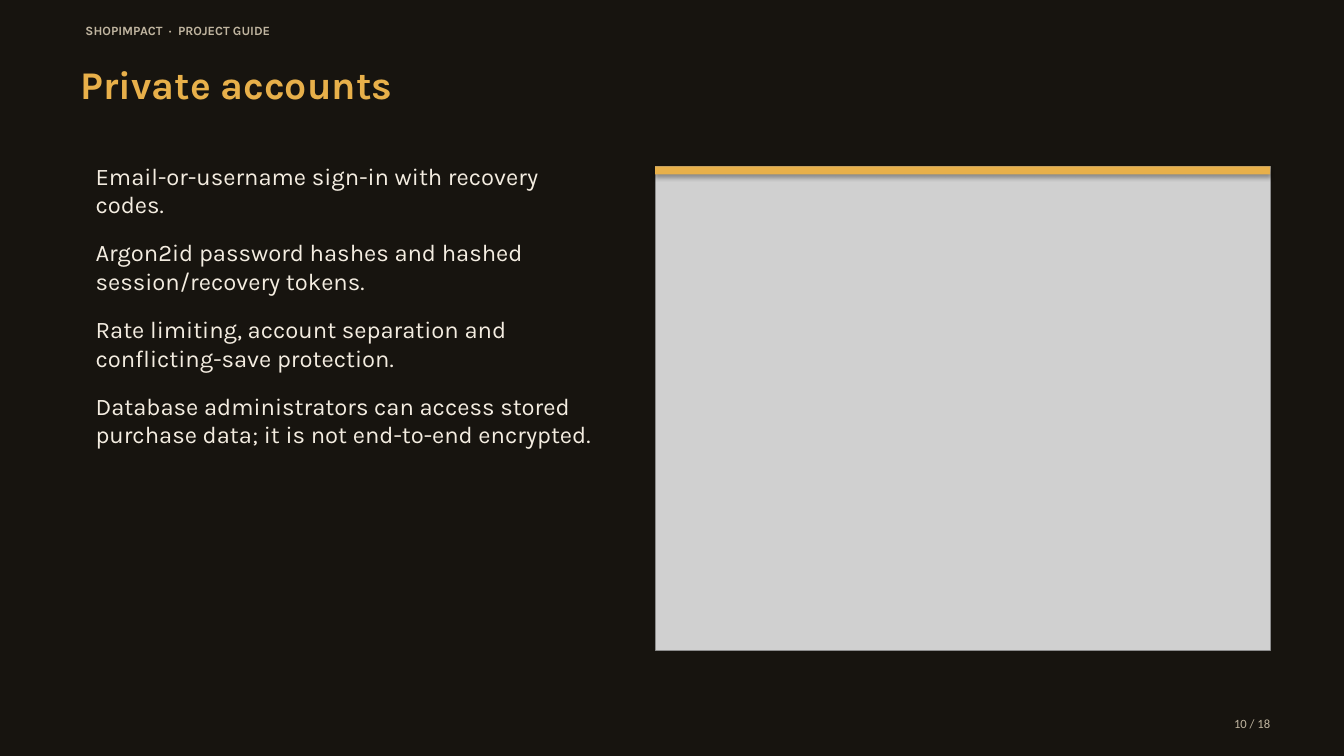
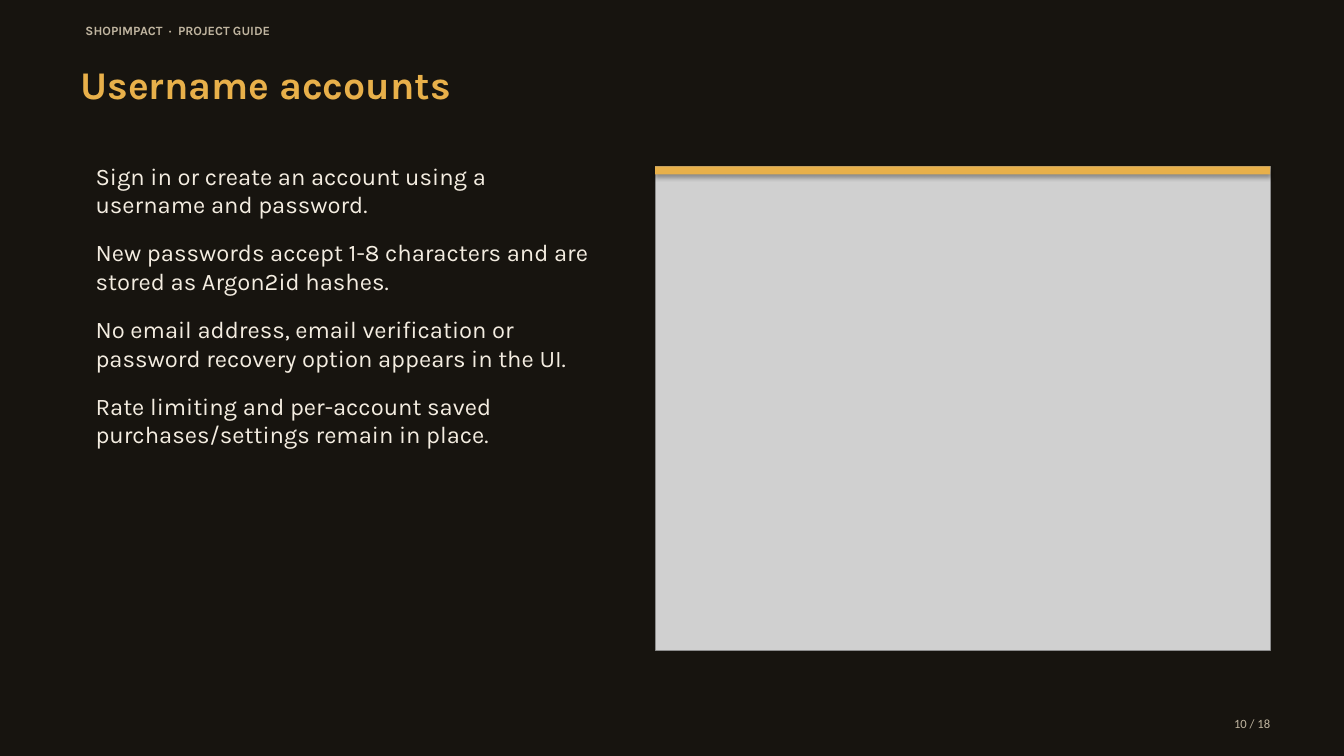
Before and after one commit to kavin-beep/IDAI102_1000527_ShopImpactAI_Kavin-K, a slide deck: slide 10 of output/presentation/ShopImpact_Vibrant_Deck.pptx. Drawn at 1344x756 pixels with LibreOffice and Linux fonts; fonts in the diff are those of the drawing; grey boxes stand for pictures. Boxes give left, top, right and bottom in pixels: in the first picture for what was removed or moved away, otherwise in the second. Text is boxed around its words. In the diff, an @@ line names an element or a change of style, - is before the commit and + after.

```diff
--- a/output/presentation/ShopImpact_Vibrant_Deck.pptx
+++ b/output/presentation/ShopImpact_Vibrant_Deck.pptx
@@ text at (80, 73, 451, 100): text changed @@
-Private accounts
+Username accounts
@@ text at (96, 168, 588, 449): text changed @@
-Email-or-username sign-in with recovery codes.
-Argon2id password hashes and hashed session/recovery tokens.
-Rate limiting, account separation and conflicting-save protection.
-Database administrators can access stored purchase data; it is not end-to-end encrypted.
+Sign in or create an account using a username and password.
+New passwords accept 1-8 characters and are stored as Argon2id hashes.
+No email address, email verification or password recovery option appears in the UI.
+Rate limiting and per-account saved purchases/settings remain in place.
```
Also in this commit, not shown: 8 other slides changed, 1 slide added, 1 slide removed, 13 other files.
